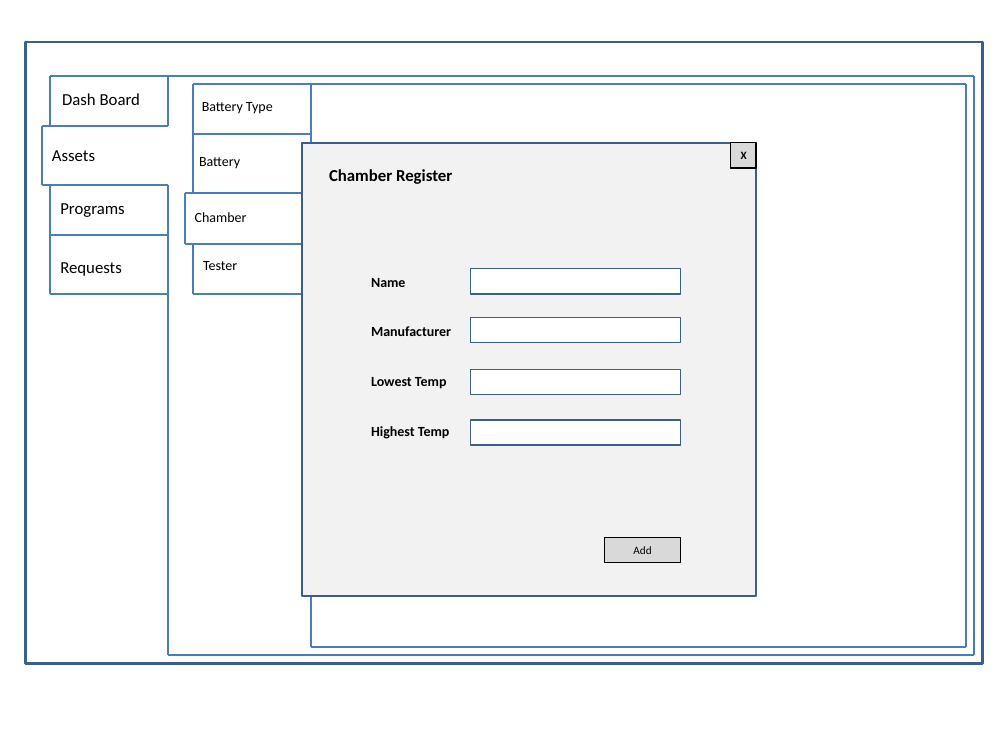
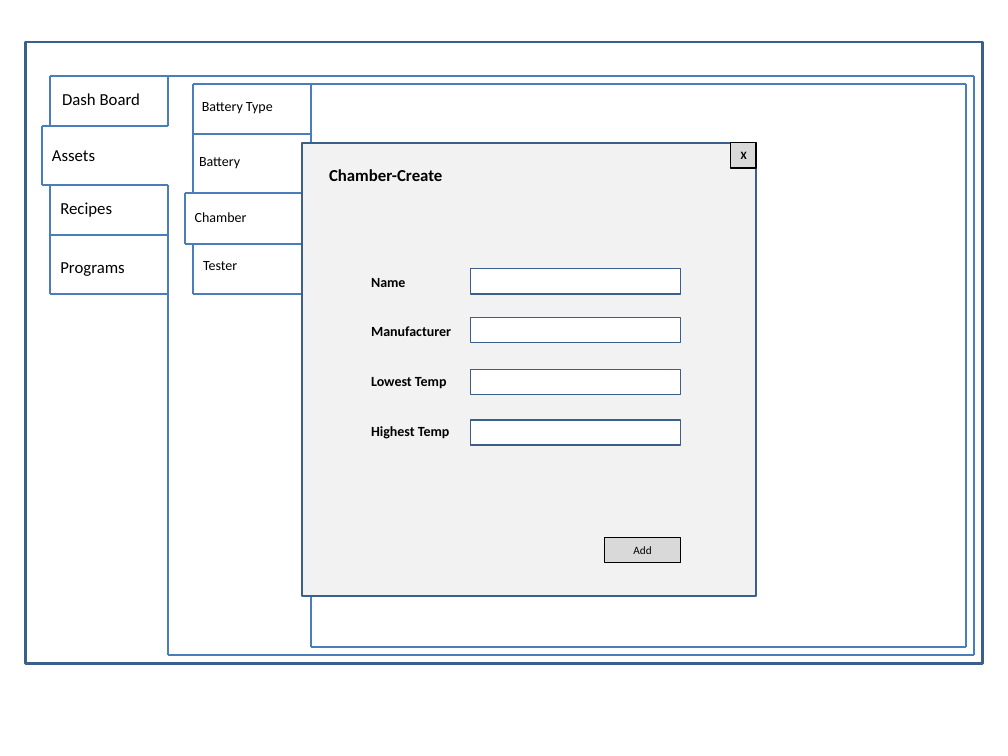
Before and after one commit to happylennychen/BCLabManager, a slide deck: slide 11 of Doc/UI Design.pptx (slide 10 before the commit). Drawn at 1008x756 pixels with LibreOffice and Linux fonts; fonts in the diff are those of the drawing. Boxes give left, top, right and bottom in pixels: in the first picture for what was removed or moved away, otherwise in the second. Text is boxed around its words. In the diff, an @@ line names an element or a change of style, - is before the commit and + after.

```diff
--- a/Doc/UI Design.pptx
+++ b/Doc/UI Design.pptx
@@ text at bbox=[329, 169, 442, 181]: text changed @@
-Chamber Register
+Chamber-Create
@@ text added at bbox=[60, 202, 112, 217], 12 pt, text #000000 @@
+Recipes
@@ text "Programs": place and size @@
-text "Programs" at bbox=[60, 203, 124, 217]
+text "Programs" at bbox=[60, 262, 124, 276]
@@ text removed at bbox=[60, 262, 122, 276] @@
-Requests
```
Also in this commit, not shown: 22 other slides changed, 7 slides added, 4 slides removed.
